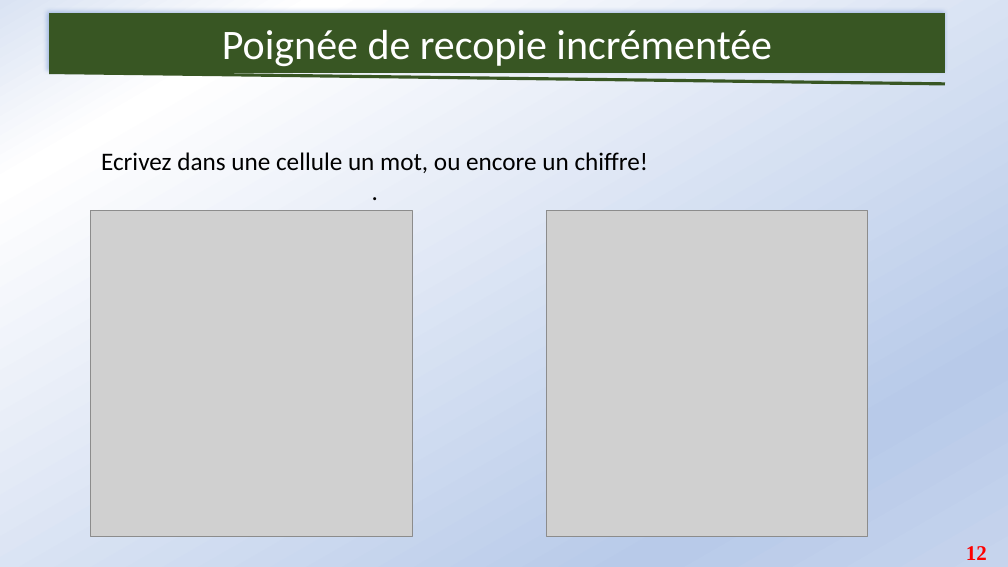
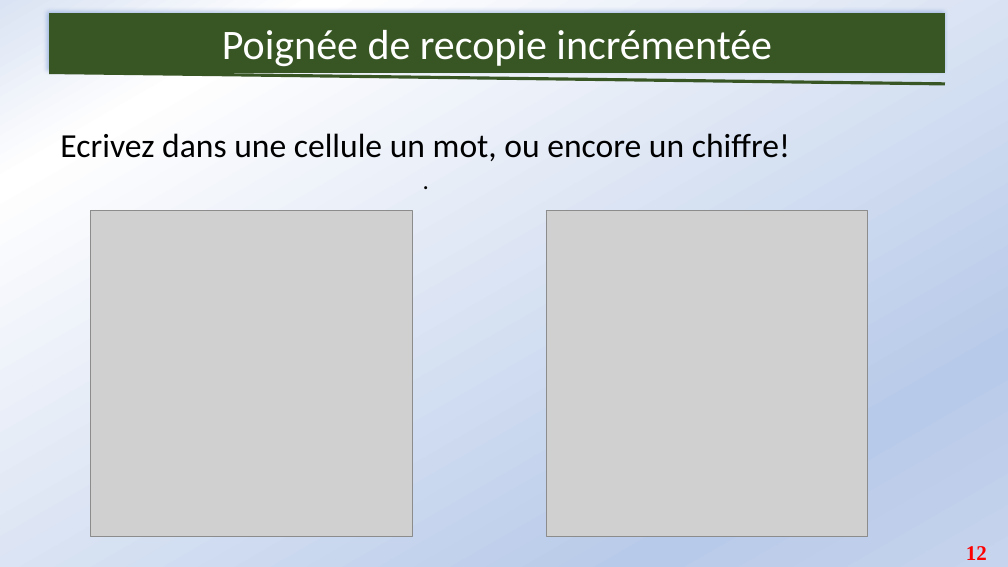
Before and after one commit to Abson-dev/Formation-Excel-IFDC, a slide deck: slide 12 of Cours/IFDC_1.pptx. Drawn at 1008x567 pixels with LibreOffice and Linux fonts; fonts in the diff are those of the drawing; grey boxes stand for pictures. Boxes give left, top, right and bottom in pixels: in the first picture for what was removed or moved away, otherwise in the second. Text is boxed around its words. In the diff, an @@ line names an element or a change of style, - is before the commit and + after.

```diff
--- a/Cours/IFDC_1.pptx
+++ b/Cours/IFDC_1.pptx
@@ text "Ecrivez dans une cellule un ..." moved from (x1=101, y1=152, x2=649, y2=173) to (x1=60, y1=133, x2=790, y2=161) @@
@@ text at (x1=60, y1=133, x2=790, y2=161): size 24 to 32 pt @@
```
Also in this commit, not shown: 11 other slides changed.
